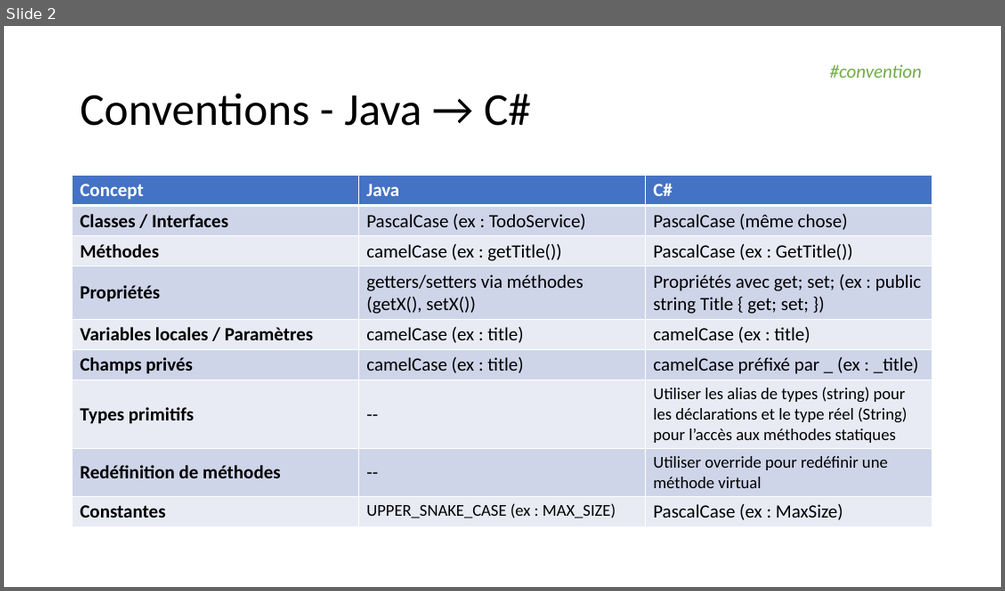
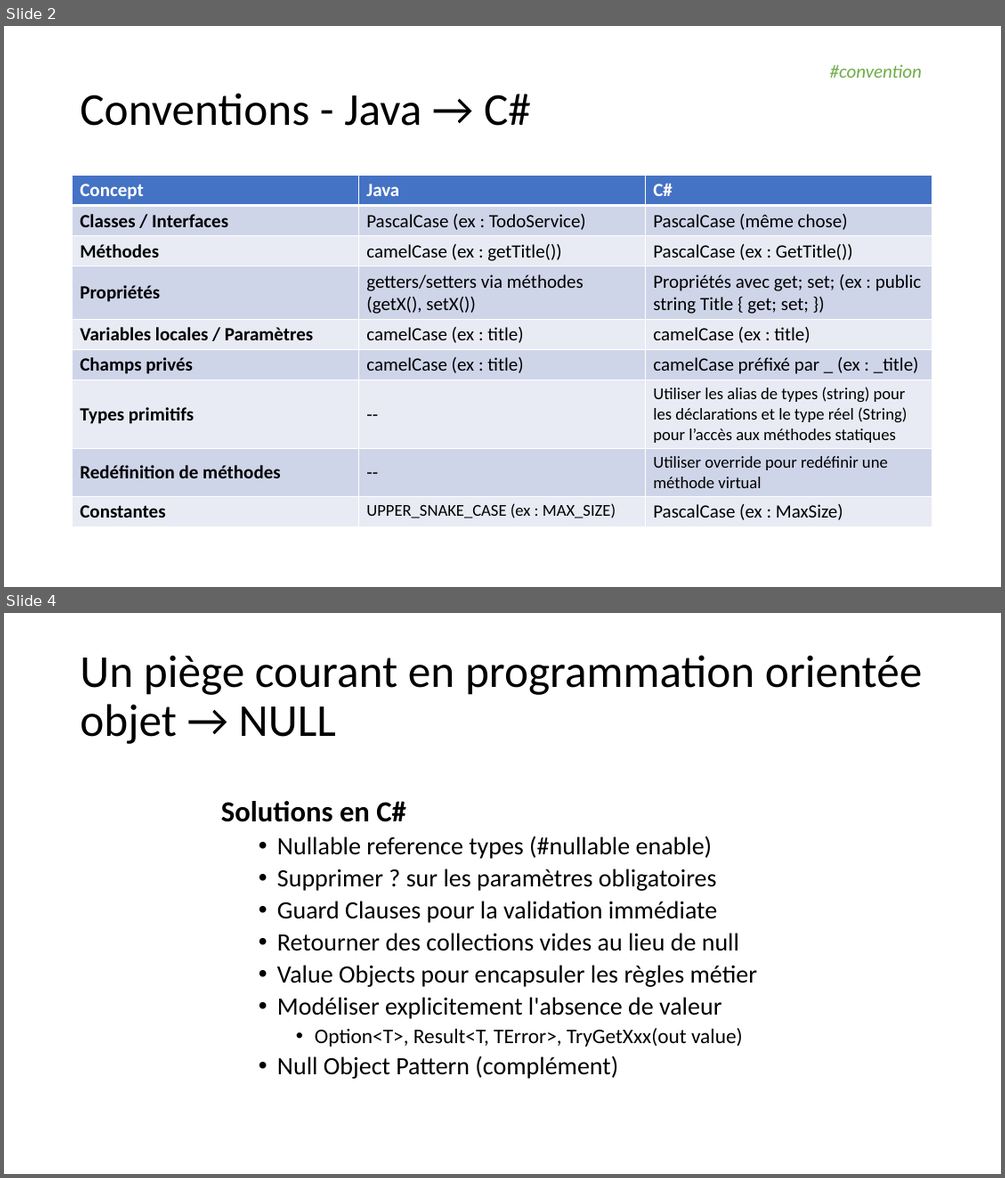
Before and after one commit to martin-chone/elegant-objects, a slide deck: Elegant_Objects.pptx. Shown one above the other, each under a label of ours: slide 2 before the commit, slides 2 and 4 after it; the slides between them are not shown. The pictures are 1005x591 and 1005x1178 pixels, drawn with LibreOffice and Linux fonts; fonts in the diff are those of the drawing. Boxes give left, top, right and bottom in pixels: in the first picture for what was removed or moved away, otherwise in the second. Text is boxed around its words. In the diff, an @@ line names an element or a change of style, - is before the commit and + after.

Commit message:
Remove nullable on required parameters and set default values

```diff
--- a/Elegant_Objects.pptx
+++ b/Elegant_Objects.pptx
@@ slide 4 added at (4, 613, 1001, 1174), background #FFFFFF @@
@@ title added at (80, 655, 922, 744), 44 pt, text #000000 @@
+Un piège courant en programmation orientée objet → NULL
@@ text added at (221, 801, 757, 1078), 24 pt, text #000000 @@
+Solutions en C#
+  • Nullable reference types (#nullable enable)
+  • Supprimer ? sur les paramètres obligatoires
+  • Guard Clauses pour la validation immédiate
+  • Retourner des collections vides au lieu de null
+  • Value Objects pour encapsuler les règles métier
+  • Modéliser explicitement l'absence de valeur
+    • Option<T>, Result<T, TError>, TryGetXxx(out value)
+  • Null Object Pattern (complément)
```
Also in this commit, not shown: 1 other slide added, 4 other files.
